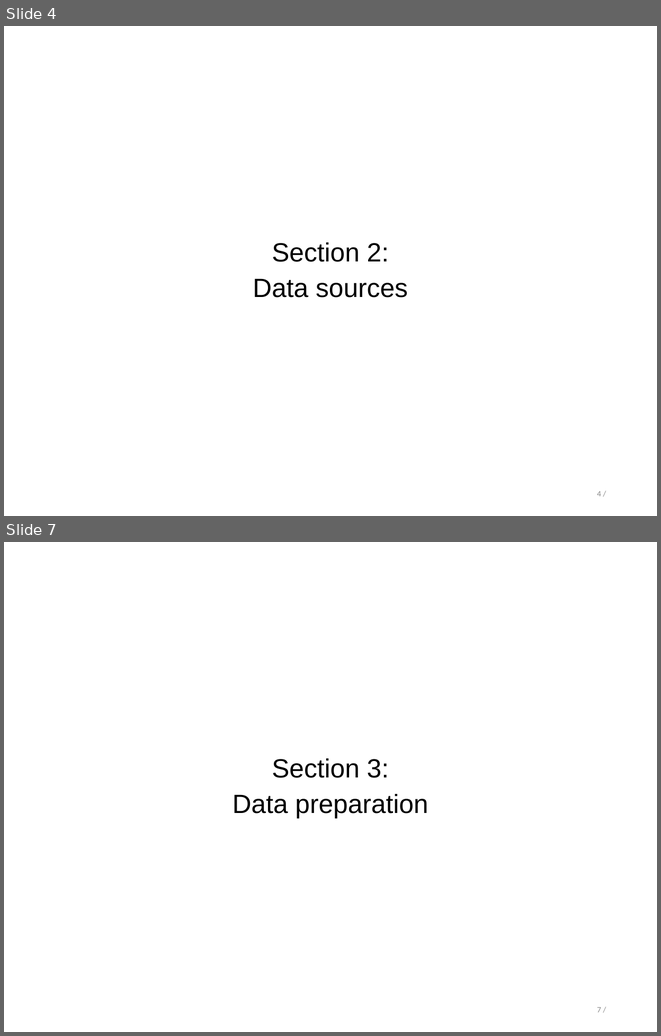
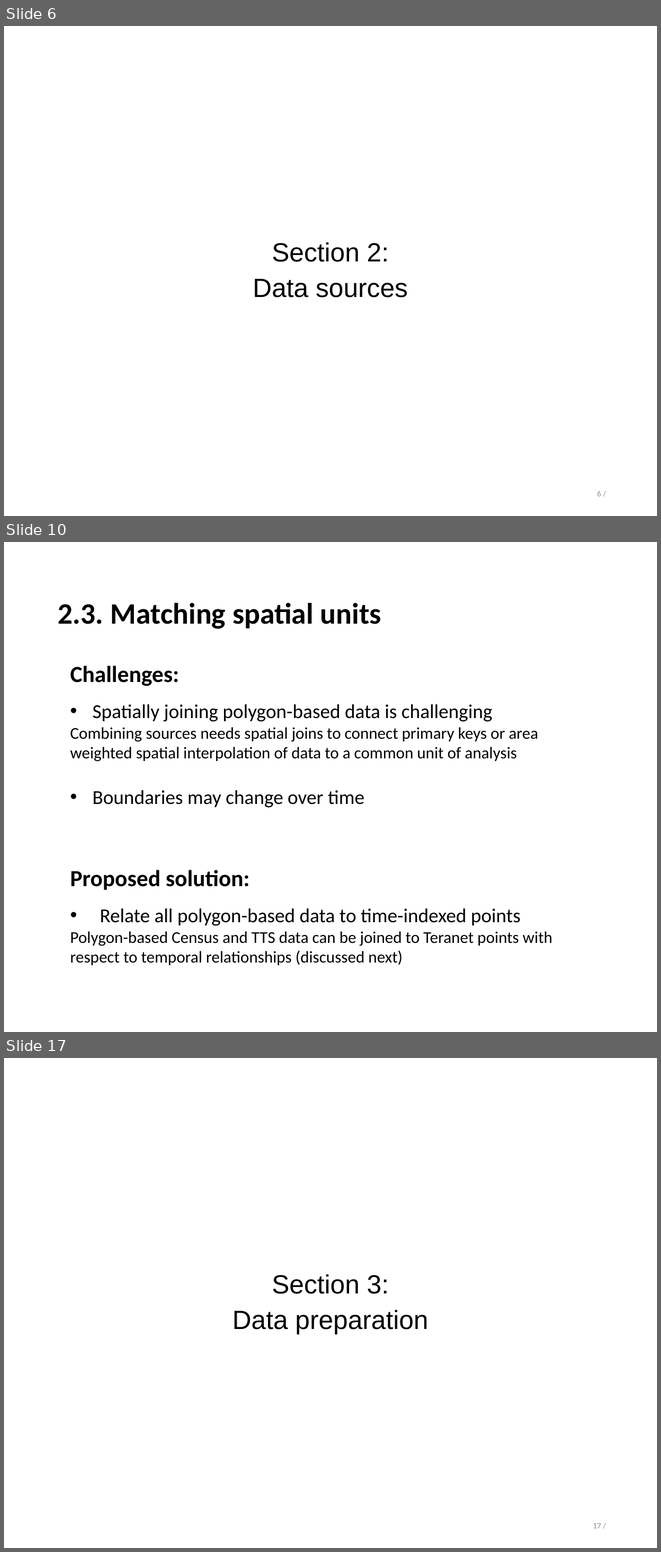
Before and after one commit to stepan-o/thesis, a slide deck: presentations/final_presentation.pptx. Shown one above the other, each under a label of ours: slides 4 and 7 before the commit, slides 6, 10 and 17 after it; the slides between them are not shown. The pictures are 661x1036 and 661x1552 pixels, drawn with LibreOffice and Linux fonts; fonts in the diff are those of the drawing. Boxes give left, top, right and bottom in pixels: in the first picture for what was removed or moved away, otherwise in the second. Text is boxed around its words. In the diff, an @@ line names an element or a change of style, - is before the commit and + after.

```diff
--- a/presentations/final_presentation.pptx
+++ b/presentations/final_presentation.pptx
@@ slide 10 added at box(4, 542, 657, 1032), background #FFFFFF @@
@@ text added at box(58, 602, 381, 629), 36 pt, text #000000, bold @@
+2.3. Matching spatial units
@@ text added at box(70, 665, 553, 965), 20 pt, text #000000 @@
+Challenges:
+• Spatially joining polygon-based data is challenging
+Combining sources needs spatial joins to connect primary keys or area weighted spatial interpolation of data to a common unit of analysis
+• Boundaries may change over time
+Proposed solution:
+• Relate all polygon-based data to time-indexed points
+Polygon-based Census and TTS data can be joined to Teranet points with respect to temporal relationships (discussed next)
@@ what was slide 4 is now slide 6 @@
@@ page number at box(597, 491, 601, 496): text changed @@
-4 /
+6 /
@@ what was slide 7 is now slide 17 @@
@@ page number at box(593, 1523, 601, 1528): text changed @@
-7 /
+17 /
```
Also in this commit, not shown: 12 slides changed, 16 other slides added, 4 slides removed.
